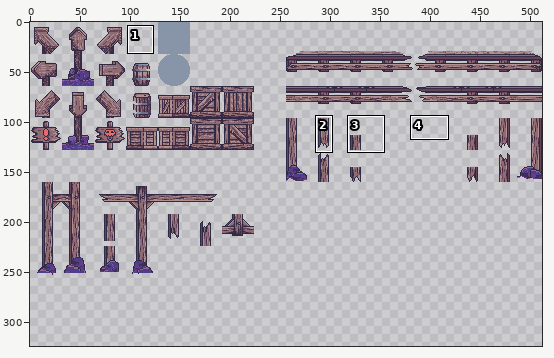
Two versions of one sprite sheet, Assets/Materials/Sprites/Tiles/cave1/TileMapWooden.png. The picture above shows the old version from afar; the outline marks the close-up.
Close-up. Old version:
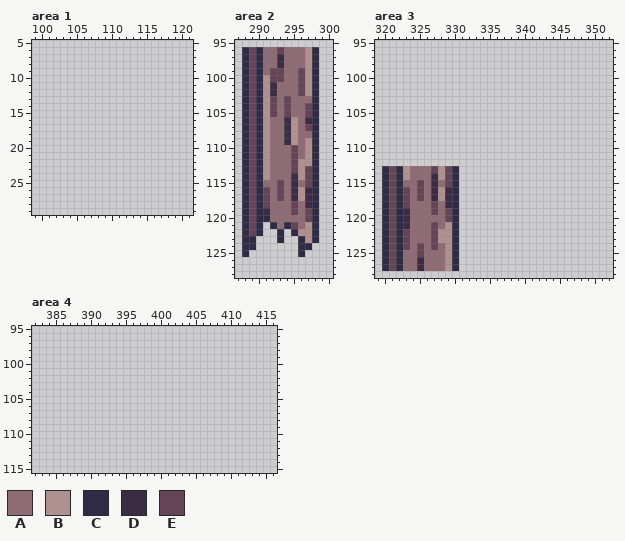
The file is 512x512 pixels. Colours within 5 levels of each other are drawn and written as one. Shown: area 1: x 99..121, y 5..29; area 2: x 287..300, y 95..128; area 3: x 319..352, y 95..128; area 4: x 382..416, y 95..115. The wide view leaves out empty margins. The commit also changed other parts of the picture, which this record leaves out.
Palette (. is transparent): A #8f6b73  B #b0918f  C #2f2b45  D #3c2b45  E #664458
Pixels before, area 2, first column x 288:
 96 CECAAEAAABC
 97 CECAADAAABC
 98 CECAADAAABC
 99 CECAEEAAEBC
100 CECBEEAAEBC
101 CECBDAAAEBC
102 CECBDAAAEBC
103 CECBEAEAAAC
104 CECBEAEAAEC
105 CECBEAEAAEC
106 CECBAADBADC
107 CECBAADBAEC
108 CECBAADBAAC
109 CECBAADBABC
110 CECBAAAEABC
111 CECBAAAEABC
112 CECBAAAEBBC
113 CECBAAAEBEC
114 CECBAAADBEC
115 CECAAEADAEC
116 CECEAEADBDC
117 CECEAEADBDC
118 CECEAAAEADC
119 CECDAAAEAEC
120 CECCAAAAAEC
121 CEC.CACEABC
122 CEC..C.CBBC
123 CC...C..CBC
124 CC......CC.
125 C.......C..
Pixels before, area 3, first column x 320:
113 CECBAAAEBEC
114 CECBAAADBEC
115 CECAAEADAEC
116 CECEAEADBDC
117 CECEAEADBDC
118 CECEAAAEADC
119 CECDAAAEAEC
120 CECDAAAAAEC
121 CECDAAAEABC
122 CECEAAAEBBC
123 CECEAAAEBBC
124 CECEAEAEABC
125 CECAAEAAABC
126 CECAADAAABC
127 CECAADAAABC
And afterwards:
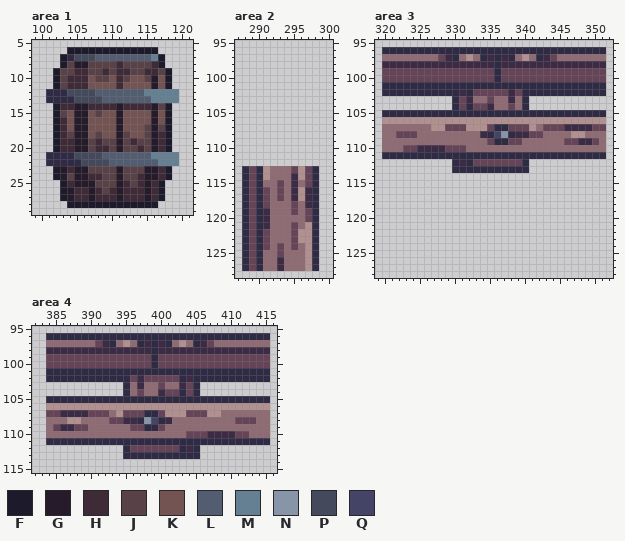
Colours new in this view: F #1d1b2b  G #251b2b  H #3f2a37  J #594247  K #745452  L #525d71  M #658092  N #8894a8  P #44495c  Q #444566
Edits made:
Changed rows in their new state; - is an unchanged pixel.
Area 1:
first column x 101:
 6 ---FFFFFFFFFFFFF---
 7 --FCPPPLLLLLLLLMF--
 8 --FJGGJJJJHJJJJHF--
 9 -FJJHHJJHJHHJJHHJF-
10 -FJHHHKJJKHJKKJGKF-
11 -FJHHHKKKKHKKKKGKF-
12 CCCPPPPLLLLLLLMMMMM
13 CCCCPPPPLLLLLLLMMMM
14 -FHHGGHHHHGHHHHGJF-
15 -FJKGGKJKKGKKKKGKF-
16 -FHKGGKKKKGKKKKGKF-
17 -FHKGGKKKKGKKKJGJF-
18 -FHJGGKJKKGJKKJGHF-
19 -FHHGGJHJJGJHJJGHF-
20 -FHHGGJHHJGJJHJGHF-
21 CCCCPPPPLLLLLLLMMMM
22 CCCCCPPPPLLLLLLLMMM
23 -FGHGGJJJJGJJJGGHF-
24 -FGJGGHHJJGJJHGGHF-
25 --FHGGGJJJGHJHGHF--
26 --FGHHGHJHGHHHGHF--
27 --FGHHGHHHGHHHGHF--
28 ---FFFFFFFFFFFFF---
Area 2:
first column x 288:
 96 ...........
 97 ...........
 98 ...........
 99 ...........
100 ...........
101 ...........
102 ...........
103 ...........
104 ...........
105 ...........
106 ...........
107 ...........
108 ...........
109 ...........
110 ...........
111 ...........
112 ...........
first column x 288:
120 ---D-------
121 ---DA-A----
122 ---EAAAE---
123 -ECEAAAEB--
124 -ECEAEAEABC
125 -ECAAEAAABC
126 CECAADAAABC
127 CECAADAAABC
Area 3:
first column x 320:
 96 CCCCCCCCCCCCCCCCCCCCCCCCCCCCCCCC
 97 AAAAAAAAEDCABACDCDCABACDEAAAAAAA
 98 DDDDDDDDDDDDDDDDCDDDDDDDDDDDDDDD
 99 EEEEEEEEEEEEEEEECEEEEEEEEEEEEEEE
100 EEEEEEEEEEEEEEEECEEEEEEEEEEEEEEE
101 CCCCCCCCCCCCCCCCCCCCCCCCCCCCCCCC
102 CCCCCCCCCCCDCEEEEEDECCCCCCCCCCCC
103 ----------CEDAAEAADAC-----------
104 ----------CECEEDAAEAC-----------
105 CCCCCCCCCCCCCCCCCCCCCCCCCCCCCCCC
106 BBBBBBBBBBBBBBBBBBBBBBBBBBBBBBBB
107 AAAAAAABBEEEBBBECCEEEBAEEEDDDDEE
108 AAEEEAAAAAAAAADCQNCDDEEAAAABBAAA
109 AAAAAAAAAAAAAAAECCEEAAAAAAEEDDEA
110 AAAEEDDDDEEEAAAAAAAAAAAAAAAAAAAA
111 CCCCCCCCCCCCCCCCCCCCCCCCCCCCCCCC
112 ----------CDCEEEEEEEC-----------
113 ..........-CCCCCCCCCC-----------
114 ...........---------------------
115 ...........---------------------
116 ...........---------------------
117 ...........---------------------
118 ...........---------------------
119 ...........---------------------
120 ...........---------------------
121 ...........---------------------
122 ...........---------------------
123 ...........---------------------
124 ...........---------------------
125 ...........---------------------
126 ...........---------------------
127 ...........---------------------
Area 4:
first column x 384:
 96 CCCCCCCCCCCCCCCCCCCCCCCCCCCCCCCC
 97 AAAAAAAEDCABACDCDCABACDEAAAAAAAA
 98 DDDDDDDDDDDDDDDCDDDDDDDDDDDDDDDD
 99 EEEEEEEEEEEEEEECEEEEEEEEEEEEEEEE
100 EEEEEEEEEEEEEEECEEEEEEEEEEEEEEEE
101 CCCCCCCCCCCCCCCCCCCCCCCCCCCCCCCC
102 CCCCCCCCCCCCEDEEEEECDCCCCCCCCCCC
103 -----------CADAAEAADEC----------
104 -----------CAEAADEECEC----------
105 CCCCCCCCCCCCCCCCCCCCCCCCCCCCCCCC
106 BBBBBBBBBBBBBBBBBBBBBBBBBBBBBBBB
107 EEDDDDEEEABEEECCEBBBEEEBBAAAAAAA
108 AAABBAAAAEEDDCNQCDAAAAAAAAAEEEAA
109 AEDDEEAAAAAAEECCEAAAAAAAAAAAAAAA
110 AAAAAAAAAAAAAAAAAAAAEEEDDDDEEAAA
111 CCCCCCCCCCCCCCCCCCCCCCCCCCCCCCCC
112 -----------CEEEEEEECDC----------
113 -----------CCCCCCCCCCC----------
Where, in picture pixels (left, top, right, bottom), the same in both close-ups:
added: (46, 47, 179, 208)
erased: (242, 47, 319, 166)
changed: (242, 215, 319, 271)
changed: (382, 47, 606, 271)
added: (46, 333, 270, 459)
